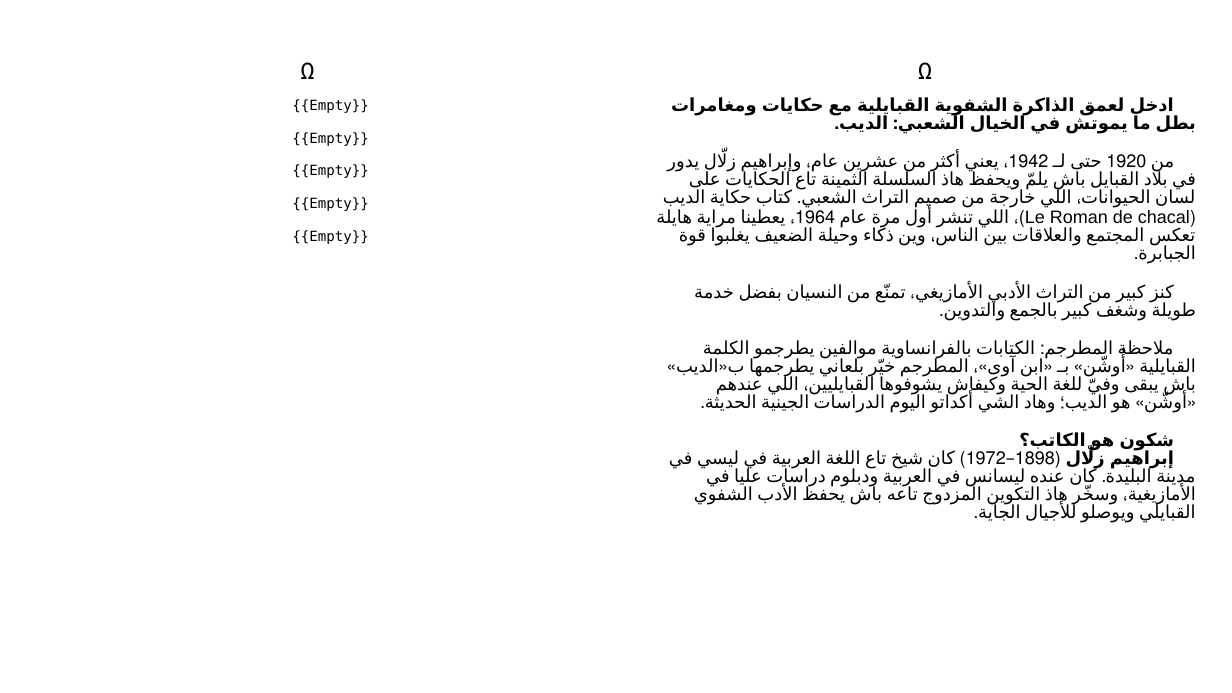
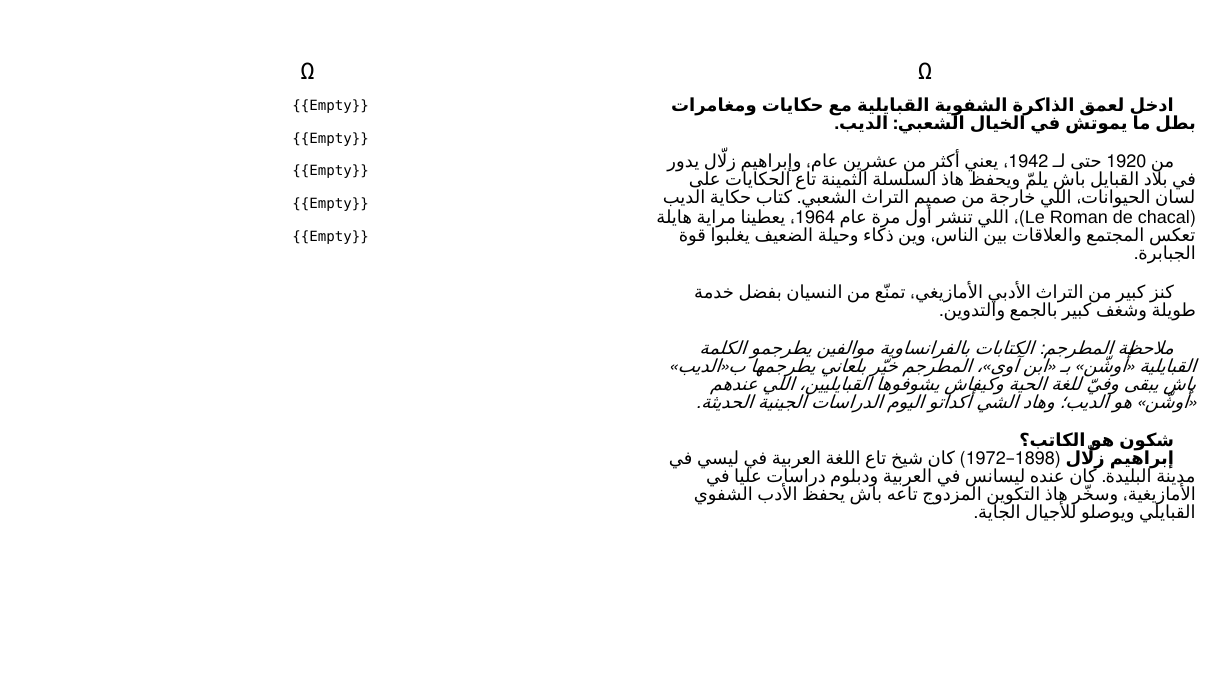
Before and after one commit to sferhah/tamacahut_n_wuccen, a slide deck: slide 88 of Uccen.ConsoleApp/Resources/pptx/uccen.arq.pptx. Drawn at 1232x693 pixels with LibreOffice and Linux fonts; fonts in the diff are those of the drawing. Boxes give left, top, right and bottom in pixels: in the first picture for what was removed or moved away, otherwise in the second. Text is boxed around its words. In the diff, an @@ line names an element or a change of style, - is before the commit and + after.

```diff
--- a/Uccen.ConsoleApp/Resources/pptx/uccen.arq.pptx
+++ b/Uccen.ConsoleApp/Resources/pptx/uccen.arq.pptx
@@ table at (x1=30, y1=15, x2=1205, y2=668) @@
@@ italic on in "ملاحظة المطرجم: الكتابات بالفرانساوية موالفين يطرجمو الكلمة ..." @@
```
Also in this commit, not shown: 3 other files.
